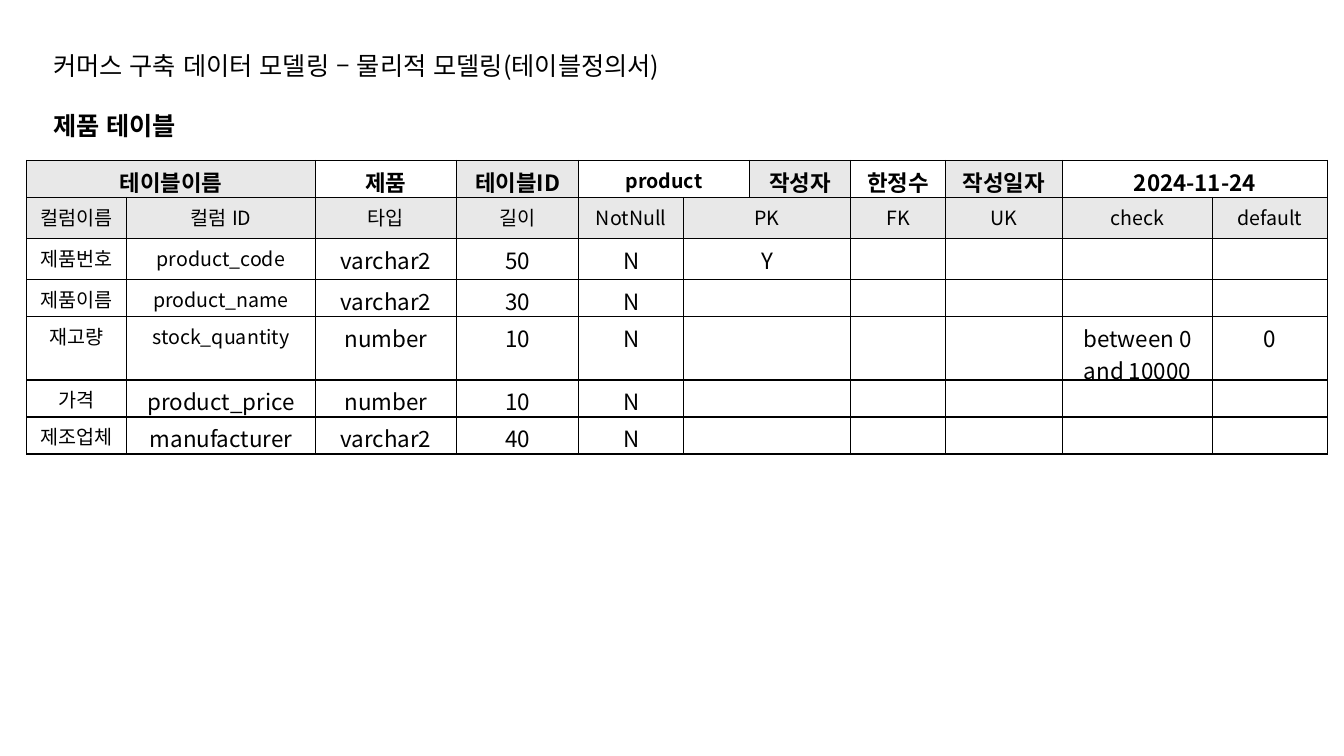
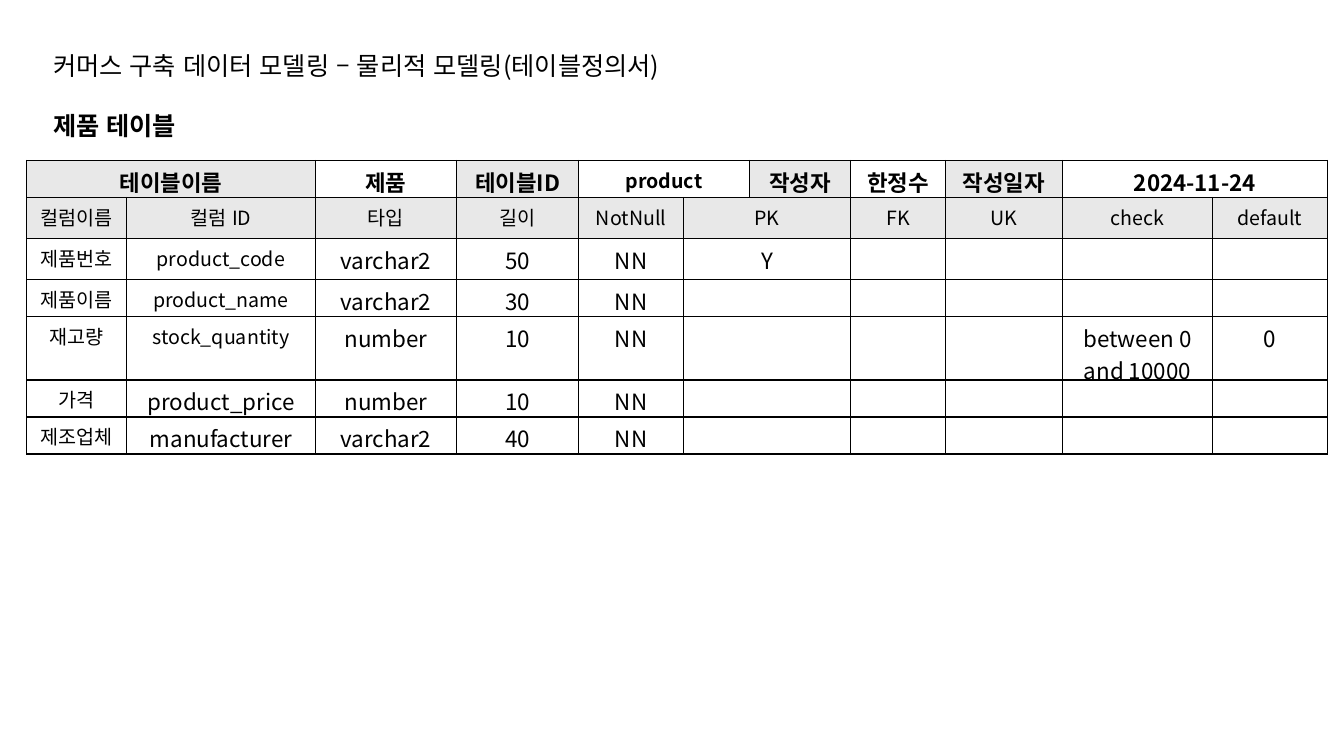
Before and after one commit to intrager/erd-practice, a slide deck: slide 5 of e-commerce/commerce.pptx. Drawn at 1344x756 pixels with LibreOffice and Linux fonts; fonts in the diff are those of the drawing. Boxes give left, top, right and bottom in pixels: in the first picture for what was removed or moved away, otherwise in the second. Text is boxed around its words. In the diff, an @@ line names an element or a change of style, - is before the commit and + after.

```diff
--- a/e-commerce/commerce.pptx
+++ b/e-commerce/commerce.pptx
@@ table at <box>27,160,1329,454</box> @@
-row 3, column 5: N
+row 3, column 5: NN
-row 4, column 5: N
+row 4, column 5: NN
-row 5, column 5: N
+row 5, column 5: NN
-row 6, column 5: N
+row 6, column 5: NN
-row 7, column 5: N
+row 7, column 5: NN
```
Also in this commit, not shown: 2 other slides changed.
